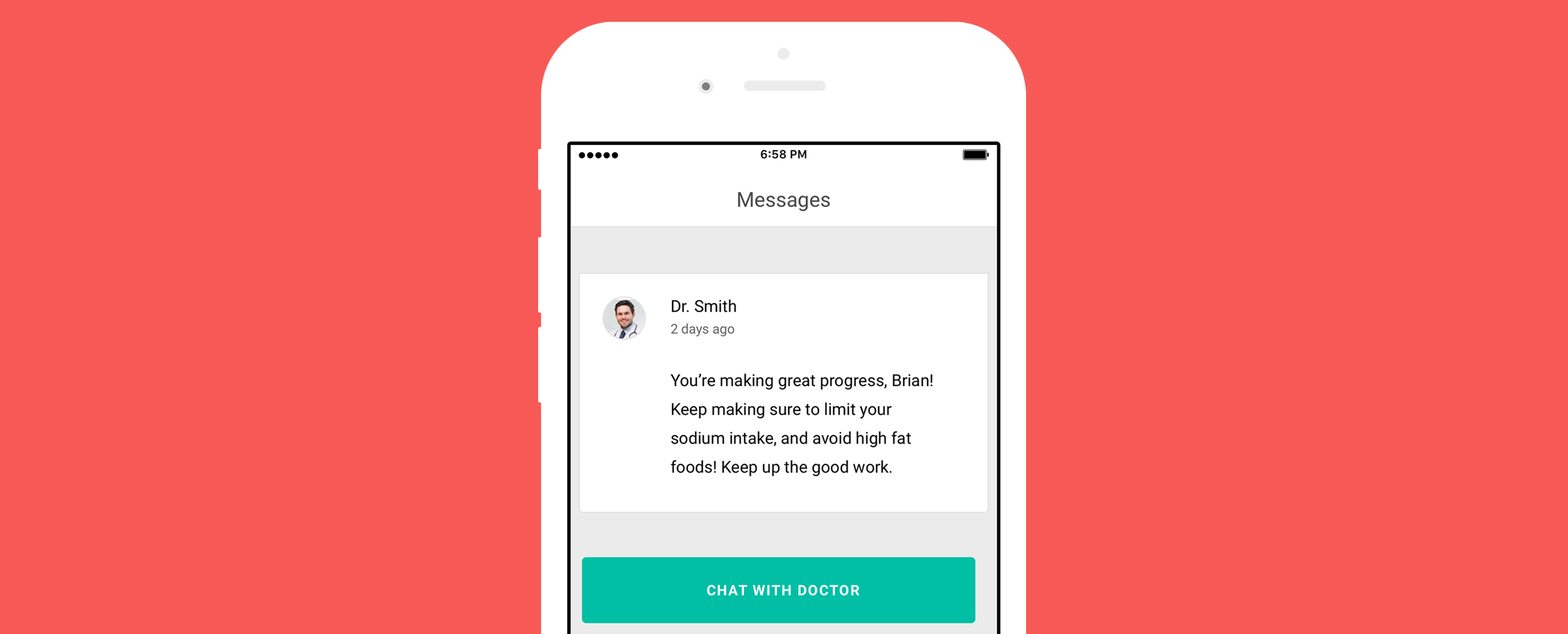
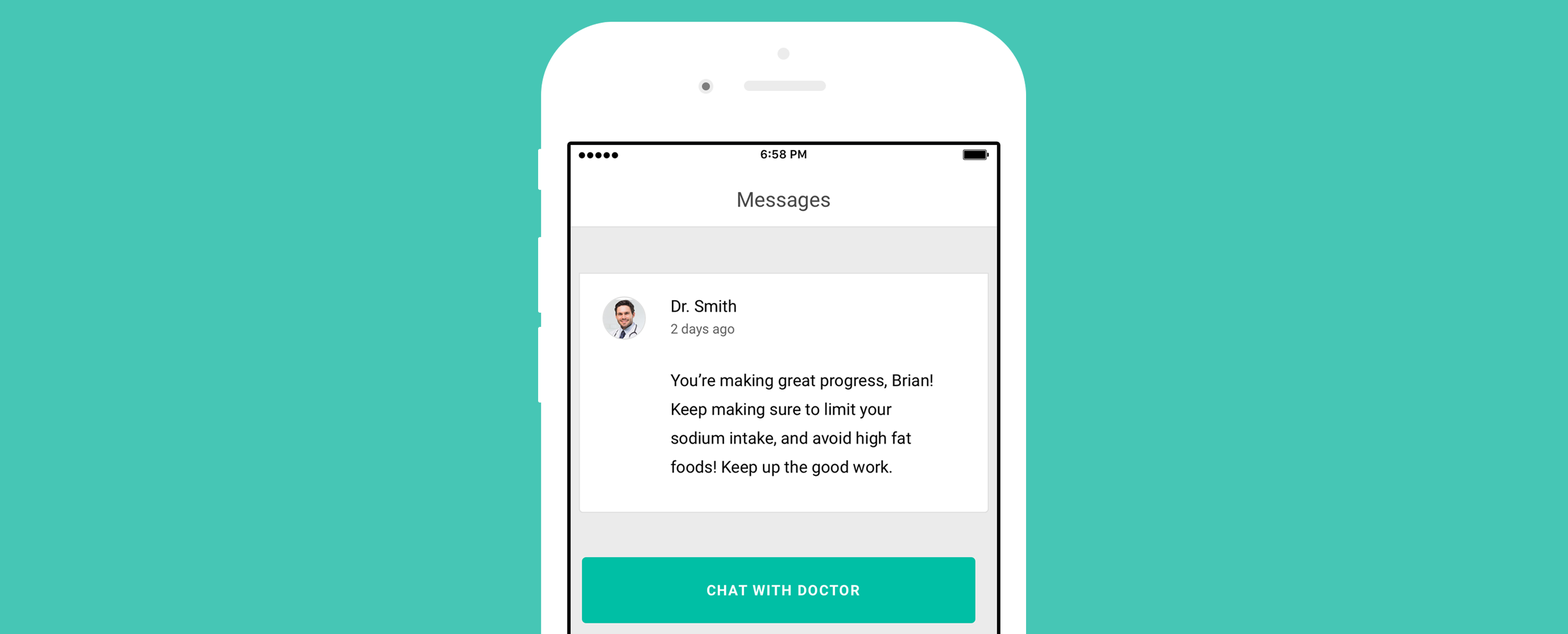
The second 1568×634 image is a revision of the first. Changes to its layers:
painted on "bg" (1st of 2) over (x1=0, y1=0, x2=1568, y2=634)
